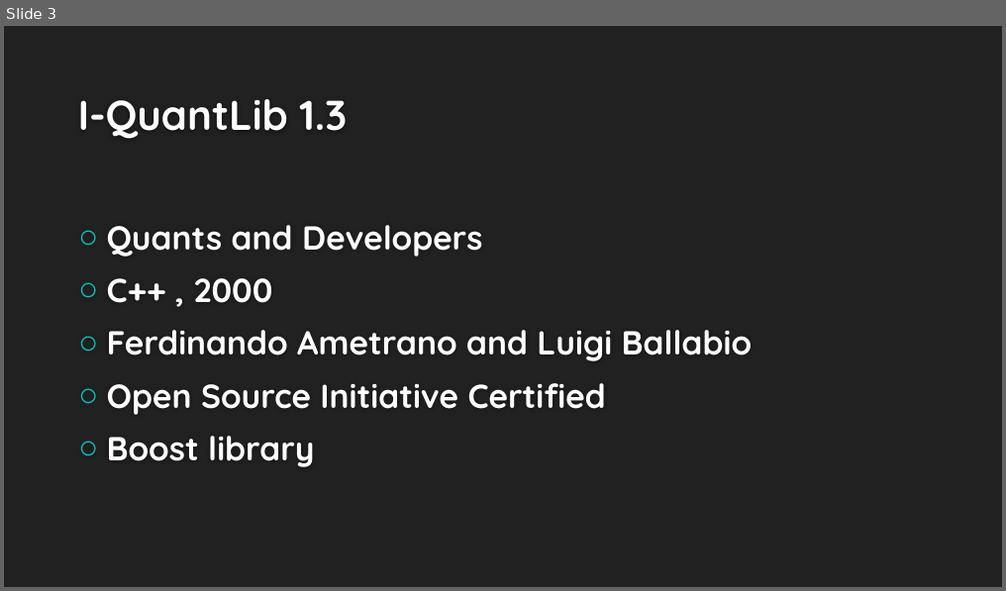
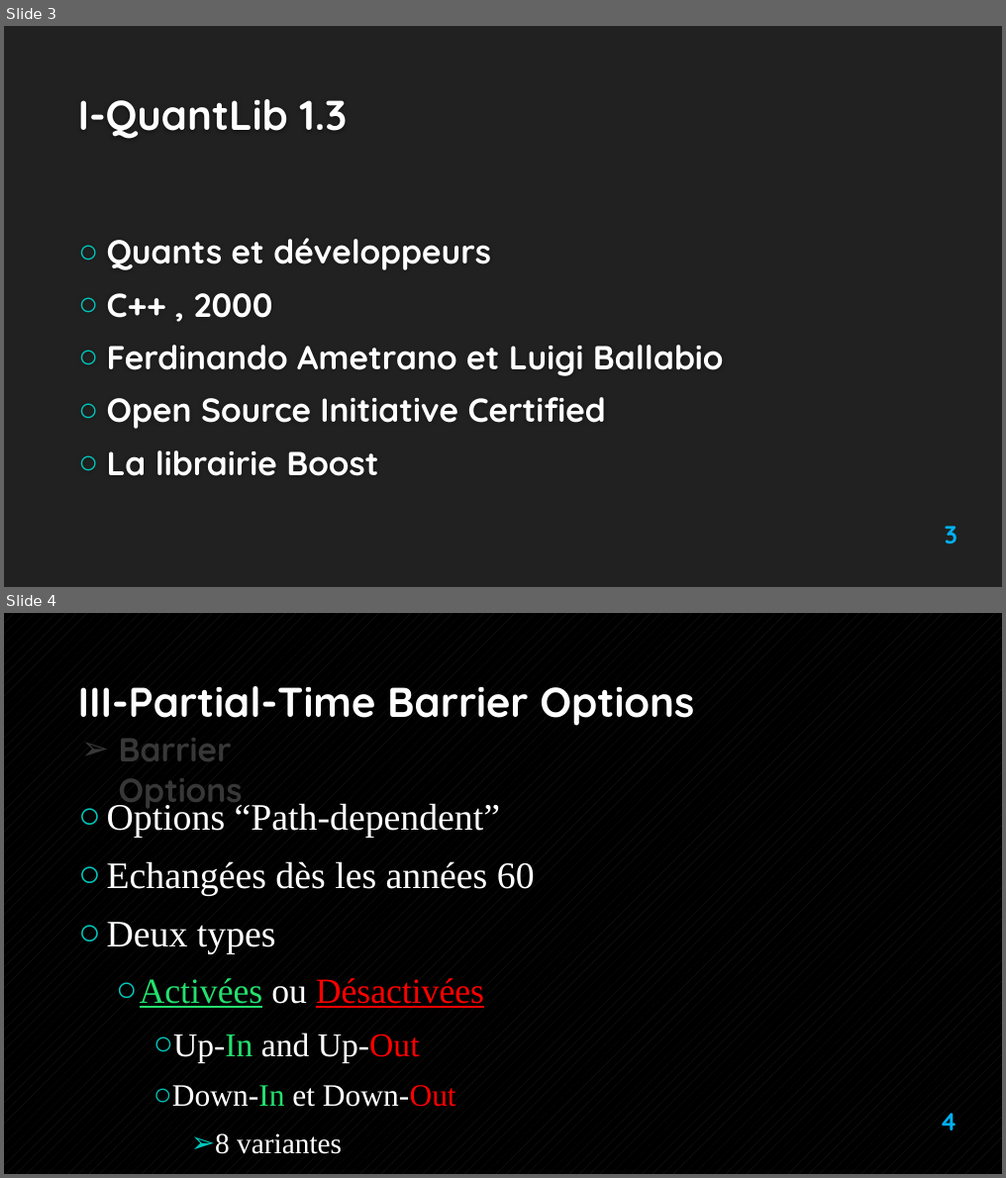
Before and after one commit to Ayadi07/Quantlib, a slide deck: report and presentation/QuantLib1.3 16-01-2014-modified version.pptx. Shown one above the other, each under a label of ours: slide 3 before the commit, slides 3 and 4 after it. The pictures are 1006x591 and 1006x1178 pixels, drawn with LibreOffice and Linux fonts; fonts in the diff are those of the drawing; background and template pictures are left out. Boxes give left, top, right and bottom in pixels: in the first picture for what was removed or moved away, otherwise in the second. Text is boxed around its words. In the diff, an @@ line names an element or a change of style, - is before the commit and + after.

```diff
--- a/report and presentation/QuantLib1.3 16-01-2014-modified version.pptx
+++ b/report and presentation/QuantLib1.3 16-01-2014-modified version.pptx
@@ slide 4 added at bbox=[4, 613, 1002, 1174], background pattern #212121 on #000000 @@
@@ title added at bbox=[78, 686, 694, 726], 40 pt, text #FEFEFE, bold @@
+III-Partial-Time Barrier Options
@@ text added at bbox=[119, 738, 243, 811], 32 pt, text #373737, bold @@
+➢ Barrier Options
@@ text added at bbox=[107, 801, 535, 1155], 36 pt, text #FFFFFF @@
+○ Options “Path-dependent”
+○ Echangées dès les années 60
+○ Deux types
+  ○ Activées ou Désactivées
+    ○ Up-In and Up-Out
+    ○ Down-In et Down-Out
+      ➢ 8 variantes
@@ page number added at bbox=[940, 1113, 957, 1131], 24 pt, text #00B0F0, bold @@
+4
@@ slide 3 changed as well @@
@@ text at bbox=[107, 238, 491, 271]: text changed @@
-○ Quants and Developers
+○ Quants et développeurs
@@ text at bbox=[107, 345, 724, 376]: text changed @@
-○ Ferdinando Ametrano and Luigi Ballabio
+○ Ferdinando Ametrano et Luigi Ballabio
@@ text at bbox=[107, 451, 378, 476]: text changed @@
-○ Boost library
+○ La librairie Boost
@@ page number added at bbox=[944, 526, 957, 545], 24 pt, text #00B0F0, bold @@
+3
```
Also in this commit, not shown: 4 other slides changed, 15 other slides added, 8 slides removed, 2 other files.
